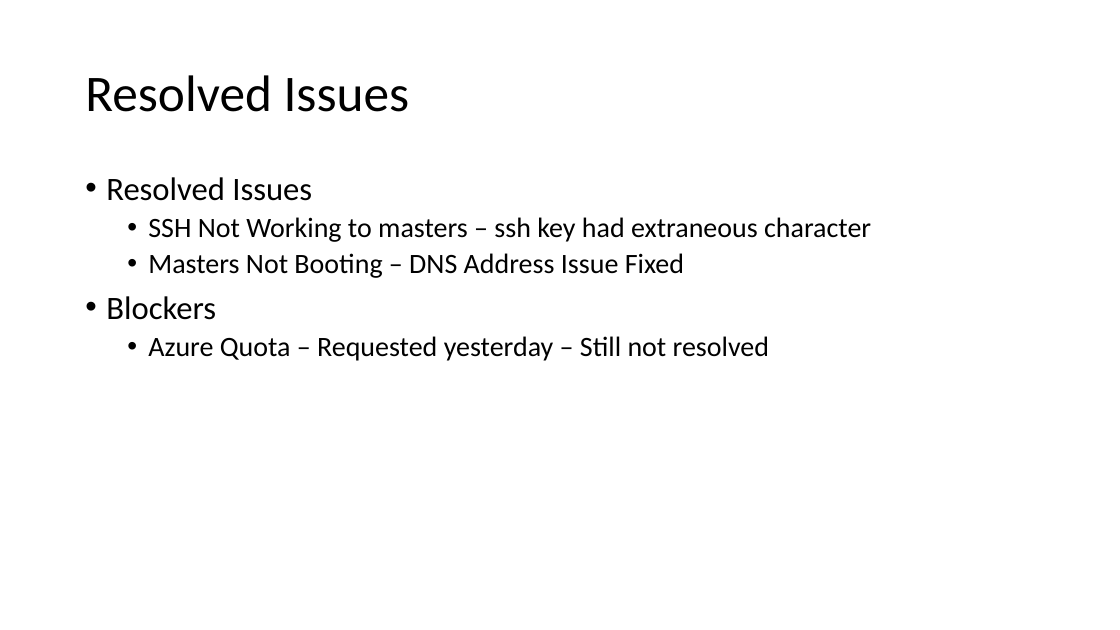
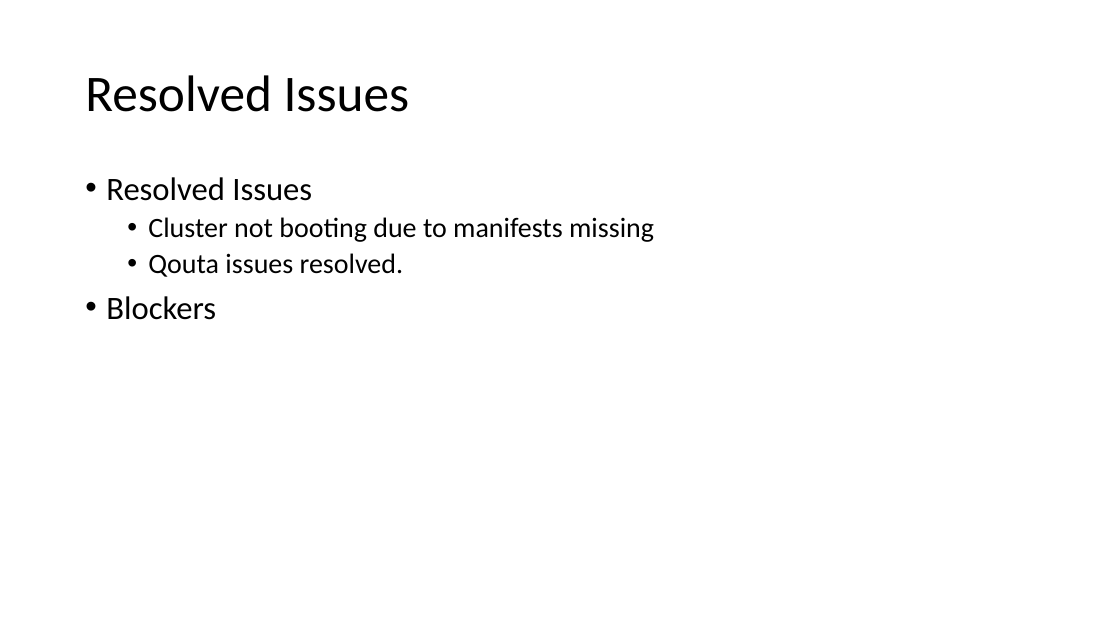
Before and after one commit to glennswest/ocpupi4azure, a slide deck: slide 34 of doc/azocpupidemo3.pptx (slide 9 before the commit). Drawn at 1120x630 pixels with LibreOffice and Linux fonts; fonts in the diff are those of the drawing. Boxes give left, top, right and bottom in pixels: in the first picture for what was removed or moved away, otherwise in the second. Text is boxed around its words. In the diff, an @@ line names an element or a change of style, - is before the commit and + after.

```diff
--- a/doc/azocpupidemo3.pptx
+++ b/doc/azocpupidemo3.pptx
@@ text at (x1=148, y1=217, x2=654, y2=277): text changed @@
-  • SSH Not Working to masters – ssh key had extraneous character
-  • Masters Not Booting – DNS Address Issue Fixed
+  • Cluster not booting due to manifests missing
+  • Qouta issues resolved.
@@ text at (x1=148, y1=336, x2=769, y2=361): paragraph removed @@
-  • Azure Quota – Requested yesterday – Still not resolved
```
Also in this commit, not shown: 4 other slides changed, 26 slides added, 1 slide removed, 2 other files.
